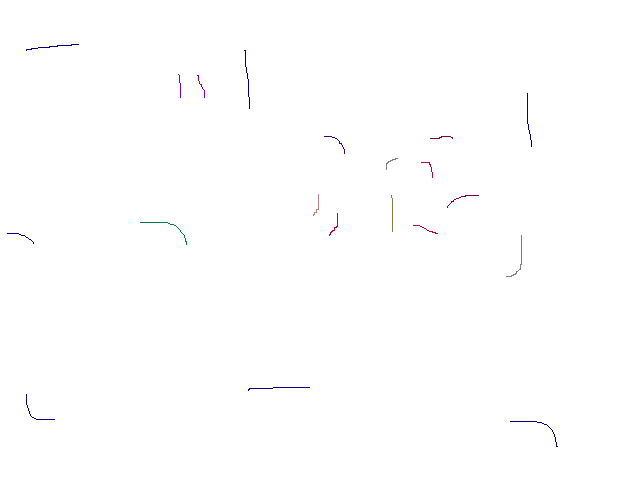
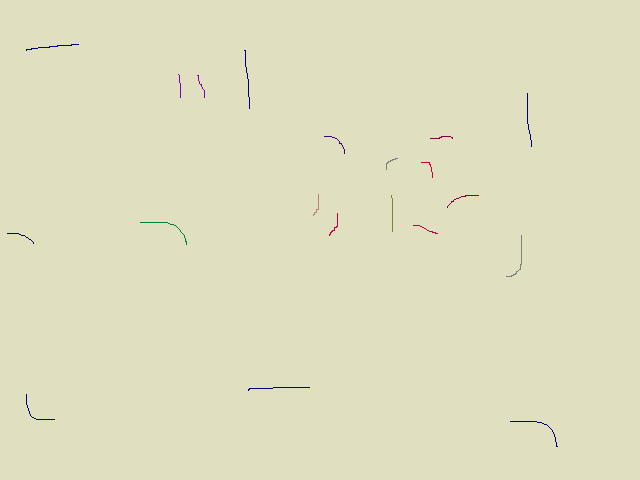
Layer changes from the first 640 x 480 image to the second:
painted on "Background" over [0, 0, 640, 480]
painted on "20_KitchenLow.png" over [0, 2, 640, 480]
